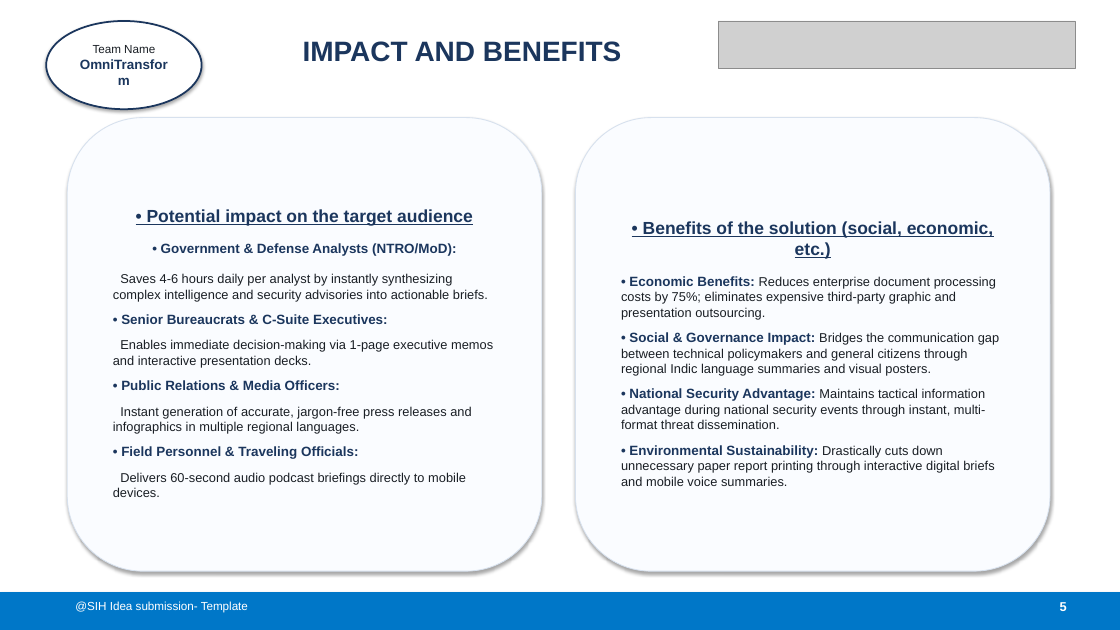
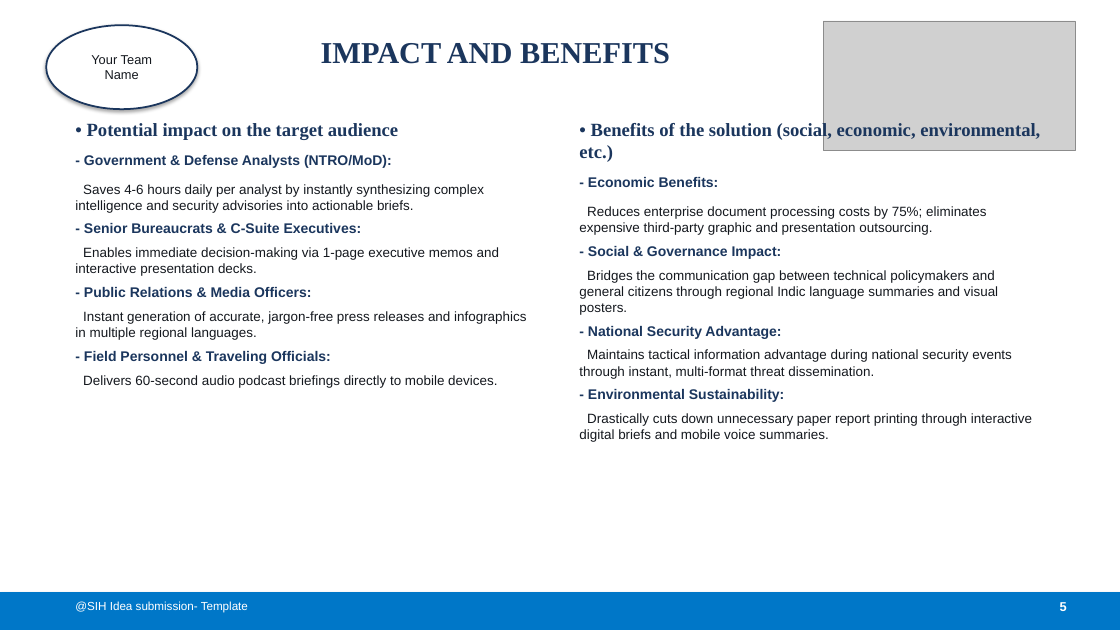
Before and after one commit to hrlpavan/sih-2026-media-problem-statements, a slide deck: slide 5 of SIH2026_Idea_Presentation_PS26154.pptx. Drawn at 1120x630 pixels with LibreOffice and Linux fonts; fonts in the diff are those of the drawing; grey boxes stand for pictures. Boxes give left, top, right and bottom in pixels: in the first picture for what was removed or moved away, otherwise in the second. Text is boxed around its words. In the diff, an @@ line names an element or a change of style, - is before the commit and + after.

Commit message:
Update SIH 2026 presentation with exact standalone SIH logo, Times New Roman typography, unnested easy-edit textboxes, and clean infographics

```diff
--- a/SIH2026_Idea_Presentation_PS26154.pptx
+++ b/SIH2026_Idea_Presentation_PS26154.pptx
@@ ellipse "Your Team": place and size @@
-ellipse "Your Team" at box(46, 21, 202, 109)
+ellipse "Your Team" at box(46, 25, 197, 109)
@@ text "IMPACT AND BENEFITS": place and size @@
-text "IMPACT AND BENEFITS" at box(303, 41, 621, 62)
+text "IMPACT AND BENEFITS" at box(321, 43, 670, 64)
@@ text "IMPACT AND BENEFITS" at box(321, 43, 670, 64): size 24 to 26 pt, font Arial to Times New Roman @@
@@ picture: place and size @@
-picture at box(718, 21, 1075, 68)
+picture at box(823, 21, 1075, 150)
@@ text in ellipse at box(91, 55, 152, 79): text changed; size 11.5 to 11 pt; text colour #1B365D to #14181E; bold off @@
-Team Name
-OmniTransform
+Your Team
+Name
@@ text "• Potential impact on the ...": place and size @@
-text "• Potential impact on the ..." at box(67, 118, 542, 571)
+text "• Potential impact on the ..." at box(75, 123, 526, 388)
@@ text "• Potential impact on the ..." at box(75, 123, 526, 388): vertical alignment middle to top; fill #FAFCFF to none; outline #D7E1EE 0.75 pt to none; shadow off @@
@@ text "• Benefits of the solution ..." at box(579, 122, 1040, 442): vertical alignment middle to top; fill #FAFCFF to none; outline #D7E1EE 0.75 pt to none; shadow off @@
@@ text "• Benefits of the solution ...": place and size @@
-text "• Benefits of the solution ..." at box(576, 118, 1050, 571)
+text "• Benefits of the solution ..." at box(579, 122, 1040, 442)
@@ text at box(87, 123, 398, 140): size 15 to 16 pt, font Arial to Times New Roman, underline off in "• Potential impact on the target audience"; alignment centre to left; less space between paragraphs @@
@@ text at box(579, 122, 1040, 442): text changed; size 11 to 11.5 pt; text colour #191E24 to #14181E @@
-• Benefits of the solution (social, economic, etc.)
-• Economic Benefits: Reduces enterprise document processing costs by 75%; eliminates expensive third-party graphic and presentation outsourcing.
-• Social & Governance Impact: Bridges the communication gap between technical policymakers and general citizens through regional Indic language summaries and visual posters.
-• National Security Advantage: Maintains tactical information advantage during national security events through instant, multi-format threat dissemination.
-• Environmental Sustainability: Drastically cuts down unnecessary paper report printing through interactive digital briefs and mobile voice summaries.
+• Benefits of the solution (social, economic, environmental, etc.)
+- Economic Benefits:
+Reduces enterprise document processing costs by 75%; eliminates expensive third-party graphic and presentation outsourcing.
+- Social & Governance Impact:
+Bridges the communication gap between technical policymakers and general citizens through regional Indic language summaries and visual posters.
+- National Security Advantage:
+Maintains tactical information advantage during national security events through instant, multi-format threat dissemination.
+- Environmental Sustainability:
+Drastically cuts down unnecessary paper report printing through interactive digital briefs and mobile voice summaries.
@@ text at box(75, 155, 526, 388): text changed; size 11 to 11.5 pt; text colour #191E24 to #14181E @@
-• Government & Defense Analysts (NTRO/MoD):
-Saves 4-6 hours daily per analyst by instantly synthesizing complex intelligence and security advisories into actionable briefs.
-• Senior Bureaucrats & C-Suite Executives:
-Enables immediate decision-making via 1-page executive memos and interactive presentation decks.
-• Public Relations & Media Officers:
-Instant generation of accurate, jargon-free press releases and infographics in multiple regional languages.
-• Field Personnel & Traveling Officials:
-Delivers 60-second audio podcast briefings directly to mobile devices.
+- Government & Defense Analysts (NTRO/MoD):
+Saves 4-6 hours daily per analyst by instantly synthesizing complex intelligence and security advisories into actionable briefs.
+- Senior Bureaucrats & C-Suite Executives:
+Enables immediate decision-making via 1-page executive memos and interactive presentation decks.
+- Public Relations & Media Officers:
+Instant generation of accurate, jargon-free press releases and infographics in multiple regional languages.
+- Field Personnel & Traveling Officials:
+Delivers 60-second audio podcast briefings directly to mobile devices.
```
Also in this commit, not shown: 5 other slides changed, 2 other files.
